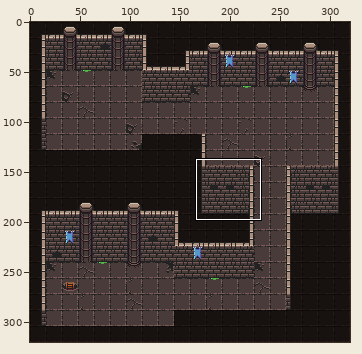
Sprite sheet -- assets/game/maps/map_1.png. Above, an overview of the earlier version with the close-up marked.
Close-up. Earlier state:
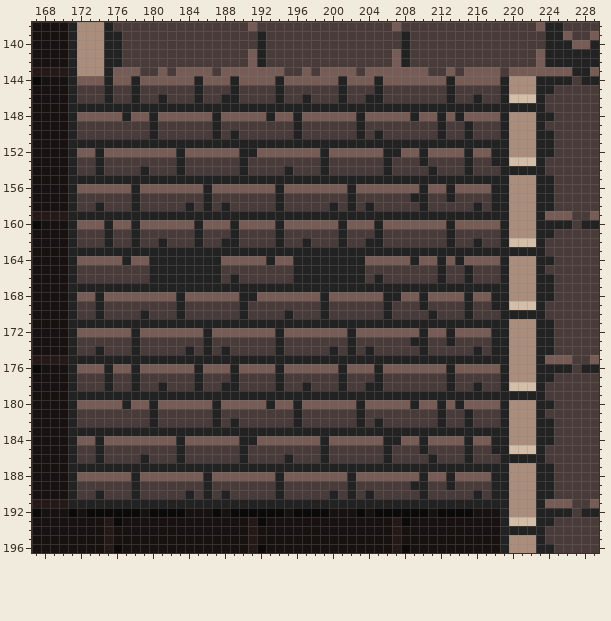
The file is 320x320 pixels. Colours within 5 levels of each other are drawn and written as one. Shown: x 167..229, y 138..196. The commit also changed other parts of the picture, which this record leaves out.
The result:
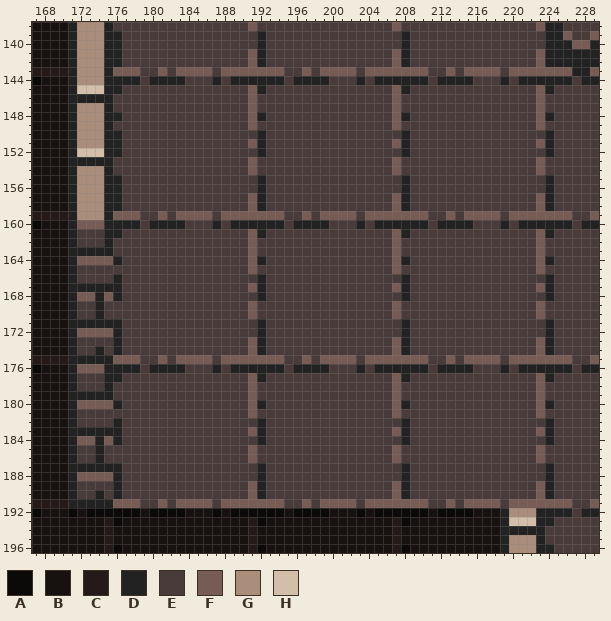
Palette (. is transparent): A #0b0a09  B #17110f  C #251a17  D #222222  E #483b3a  F #775c55  G #aa8d7a  H #d3bfa9
Edits made:
Changed rows in their new state; - is an unchanged pixel.
first column x 172:
144 GGG-DD-EDDDDEEEDE-DDDD-EDDDDEEEDE-DDDDDED-DDEEE-EDD-
145 HHH-D-E------E---E-FD-E------E---E-FD----E-----EEEEF
146 DDD---E--E---E--EE-F--E--E---E--EE-F-----E--E--EEEEF
147 GGG-EEEEEEEEEEEEEEEFEEEEEEEEEEEEEEEFEEEEEEEEEEEEEEEF
148 GGGDDEEEEEEEEEEEEEE-DEEEEEEEEEEEEEE-DEEEEEEEEEEEEEEF
149 GGGD----E------E---F----E------E---F----E--E---EEEEF
150 GGGDD---E------E-E--D---E------E-E--D---E--E---EEEEE
151 GGG--EEEEEEEEEEEEEEF-EEEEEEEEEEEEEEF-EEEEEEEEEEEEEEF
152 HHHDDEEEEEEEEEEEEEEEDEEEEEEEEEEEEEEEDEEEEEEEEEEEEEEE
153 DD-D-------E------EF-------E------EF--E----E--EEEEEF
154 GGGD---E---E------EF---E---E------EF---E---E---EEEEF
155 GGG--EEEEEEEEEEEEEEE-EEEEEEEEEEEEEEE-EEEEEEEEEEEEEEE
156 GGGDDEEEEEEEEEEEEEEEDEEEEEEEEEEEEEEEDEEEEEEEEEEEEEEE
157 GGGDD-E-------E----FD-E-------E----FDEE--E----EEEEEF
158 GGGDD-E-----E-E-E--FD-E-----E-E-E--FD-E-----E-EEEEEF
159 GGG-FFFEEFEFFFFEFFFFFFFEEFEFFFFEFFFFFFFEEFEFFFFEFFFF
160 ----DD-EDDDDEEEDE-DDDD-EDDDDEEEDE-DDDDDED-DDEEE-EDD-
161 ----D-E------E---E-FD-E------E---E-FD----E-----EEEEF
162 ------E--E---E--EE-F--E--E---E--EE-F-----E--E--EEEEF
163 ----EEEEEEEEEEEEEEEFEEEEEEEEEEEEEEEFEEEEEEEEEEEEEEEF
164 ----DEEEEEEEEEEEEEE-DEEEEEEEEEEEEEE-DEEEEEEEEEEEEEEF
165 --------EEEEEEEE---F----EEEEEEEE---F----E--E---EEEEF
166 ----D---EEEEEEEE-E--D---EEEEEEEE-E--D---E--E---EEEEE
167 -----EEEEEEEEEEEEEEF-EEEEEEEEEEEEEEF-EEEEEEEEEEEEEEF
168 ----DEEEEEEEEEEEEEEEDEEEEEEEEEEEEEEEDEEEEEEEEEEEEEEE
169 -----------E------EF-------E------EF--E----E--EEEEEF
170 -------E---E------EF---E---E------EF---E---E---EEEEF
171 -----EEEEEEEEEEEEEEE-EEEEEEEEEEEEEEE-EEEEEEEEEEEEEEE
172 ----DEEEEEEEEEEEEEEEDEEEEEEEEEEEEEEEDEEEEEEEEEEEEEEE
173 ----D-E-------E----FD-E-------E----FDEE--E----EEEEEF
174 ----D-E-----E-E-E--FD-E-----E-E-E--FD-E-----E-EEEEEF
175 ----FFFEEFEFFFFEFFFFFFFEEFEFFFFEFFFFFFFEEFEFFFFEFFFF
176 ----DD-EDDDDEEEDE-DDDD-EDDDDEEEDE-DDDDDED-DDEEE-EDD-
177 ----D-E------E---E-FD-E------E---E-FD----E-----EEEEF
178 ------E--E---E--EE-F--E--E---E--EE-F-----E--E--EEEEF
179 ----EEEEEEEEEEEEEEEFEEEEEEEEEEEEEEEFEEEEEEEEEEEEEEEF
180 ----DEEEEEEEEEEEEEE-DEEEEEEEEEEEEEE-DEEEEEEEEEEEEEEF
181 --------E------E---F----E------E---F----E--E---EEEEF
182 ----D---E------E-E--D---E------E-E--D---E--E---EEEEE
183 -----EEEEEEEEEEEEEEF-EEEEEEEEEEEEEEF-EEEEEEEEEEEEEEF
184 ----DEEEEEEEEEEEEEEEDEEEEEEEEEEEEEEEDEEEEEEEEEEEEEEE
185 -----------E------EF-------E------EF--E----E--EEEEEF
186 -------E---E------EF---E---E------EF---E---E---EEEEF
187 -----EEEEEEEEEEEEEEE-EEEEEEEEEEEEEEE-EEEEEEEEEEEEEEE
188 ----DEEEEEEEEEEEEEEEDEEEEEEEEEEEEEEEDEEEEEEEEEEEEEEE
189 ----D-E-------E----FD-E-------E----FDEE--E----EEEEEF
190 ----D-E-----E-E-E--FD-E-----E-E-E--FD-E-----E-EEEEEF
191 ----FFFEEFEFFFFEFFFFFFFEEFEFFFFEFFFFFFFEEFEFFFFEFFFF
Pixel boxes of the changes (left, top, right, bottom) in both close-ups:
changed: (77, 76, 545, 508)
